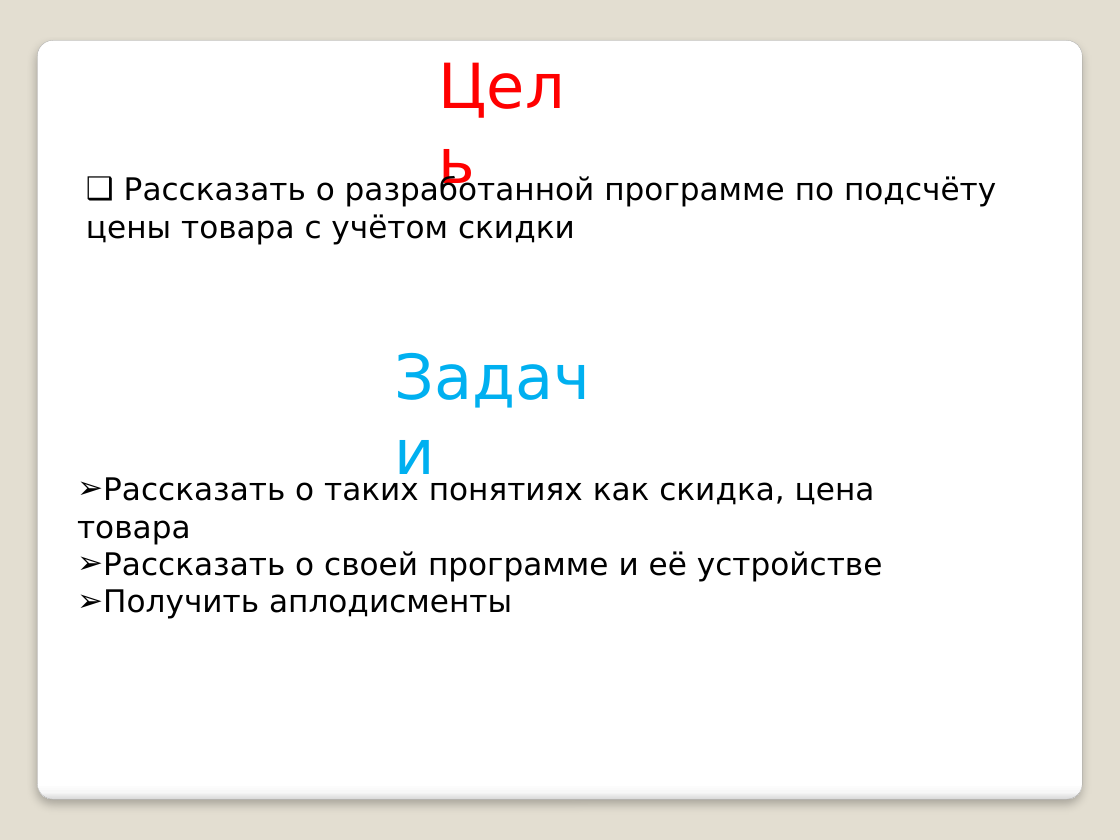
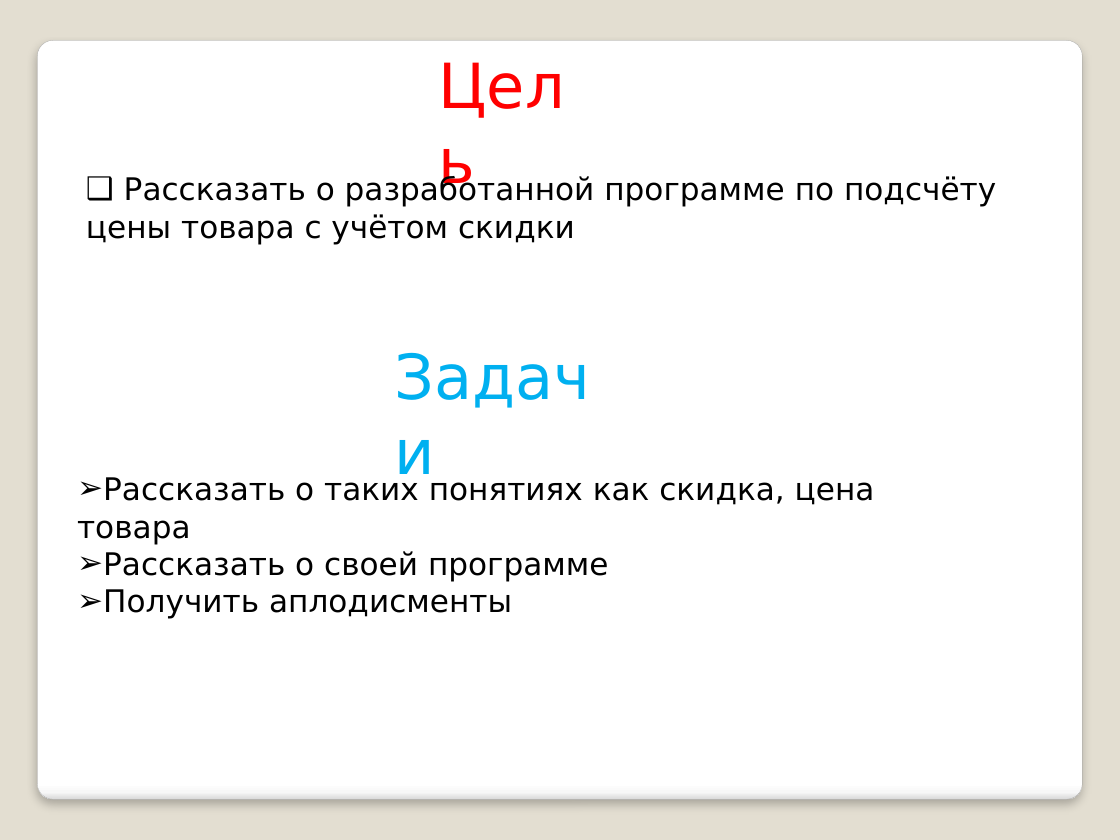
Before and after one commit to Kinalex123/project_new, a slide deck: slide 3 of Программа-дисконт.pptx. Drawn at 1120x840 pixels with LibreOffice and Linux fonts; fonts in the diff are those of the drawing. Boxes give left, top, right and bottom in pixels: in the first picture for what was removed or moved away, otherwise in the second. Text is boxed around its words. In the diff, an @@ line names an element or a change of style, - is before the commit and + after.

```diff
--- a/Программа-дисконт.pptx
+++ b/Программа-дисконт.pptx
@@ text at bbox=[77, 551, 609, 582]: text changed @@
-➢ Рассказать о своей программе и её устройстве
+➢ Рассказать о своей программе
```
Also in this commit, not shown: 1 other slide changed, 1 slide added, 1 slide removed.
